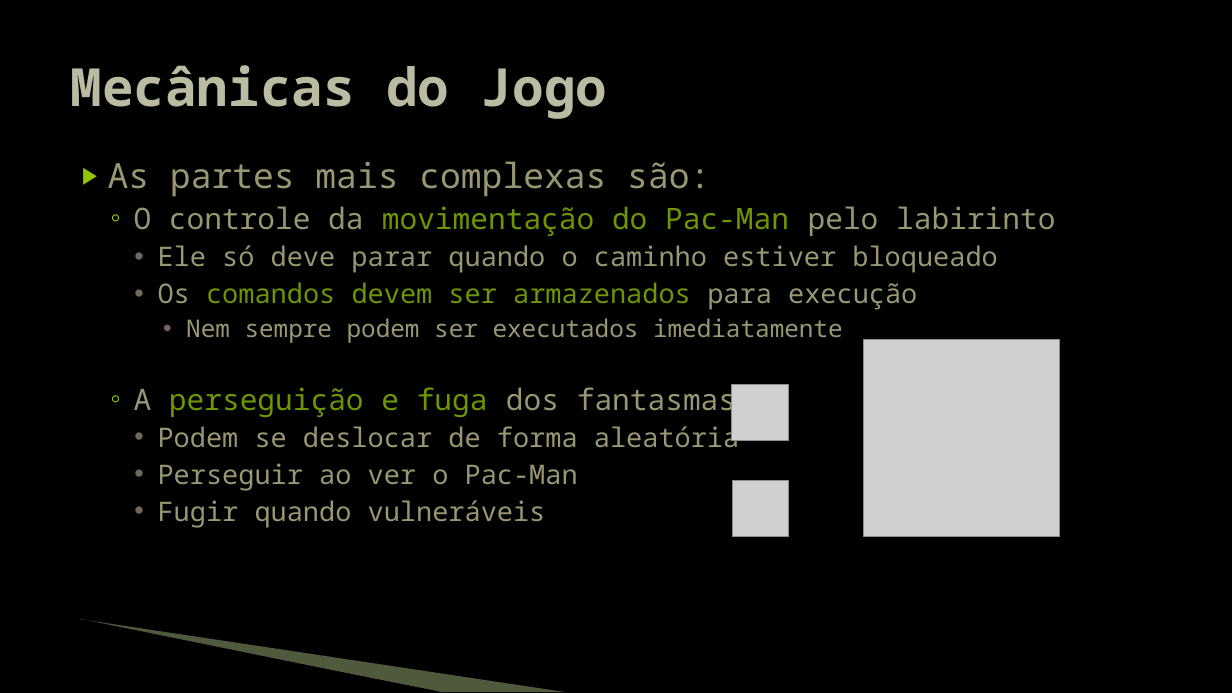
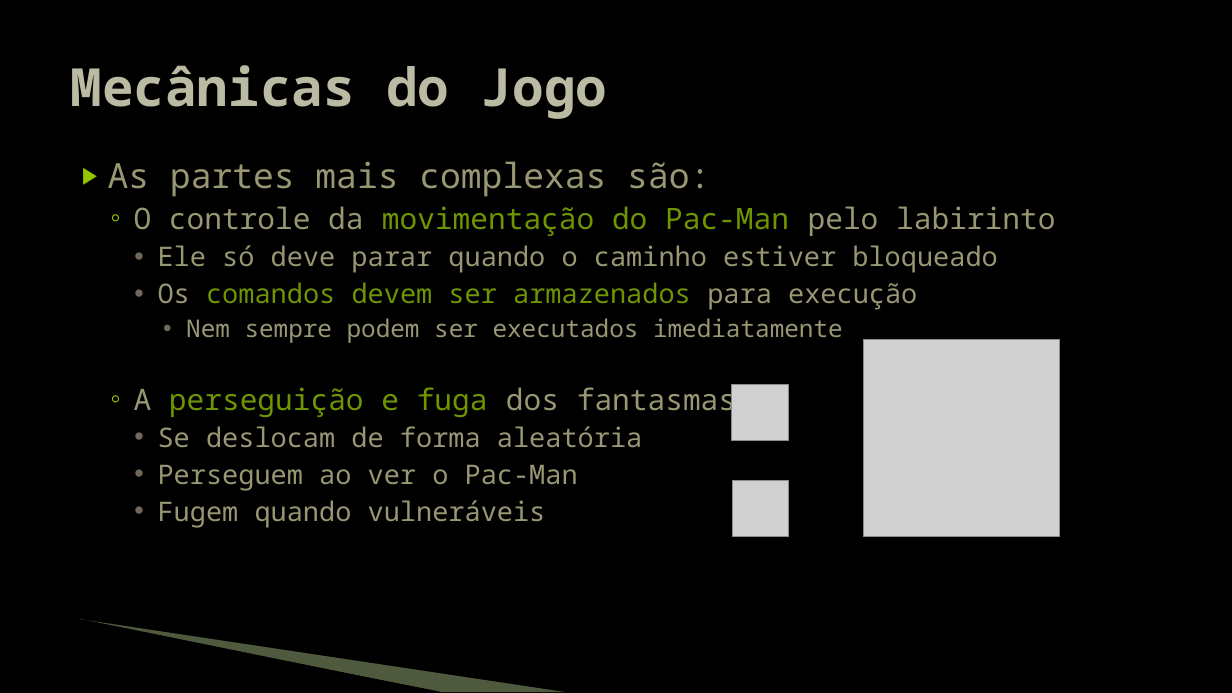
Before and after one commit to JudsonSS/Jogos, a slide deck: slide 4 of Slides/11. Construção do Jogo PacMan.pptx. Drawn at 1232x693 pixels with LibreOffice and Linux fonts; fonts in the diff are those of the drawing; grey boxes stand for pictures; background and template pictures are left out. Boxes give left, top, right and bottom in pixels: in the first picture for what was removed or moved away, otherwise in the second. Text is boxed around its words. In the diff, an @@ line names an element or a change of style, - is before the commit and + after.

```diff
--- a/Slides/11. Construção do Jogo PacMan.pptx
+++ b/Slides/11. Construção do Jogo PacMan.pptx
@@ text at (x1=158, y1=426, x2=642, y2=528): text changed @@
-    • Podem se deslocar de forma aleatória
-    • Perseguir ao ver o Pac-Man
-    • Fugir quando vulneráveis
+    • Se deslocam de forma aleatória
+    • Perseguem ao ver o Pac-Man
+    • Fugem quando vulneráveis
```
Also in this commit, not shown: 5 other slides changed.
